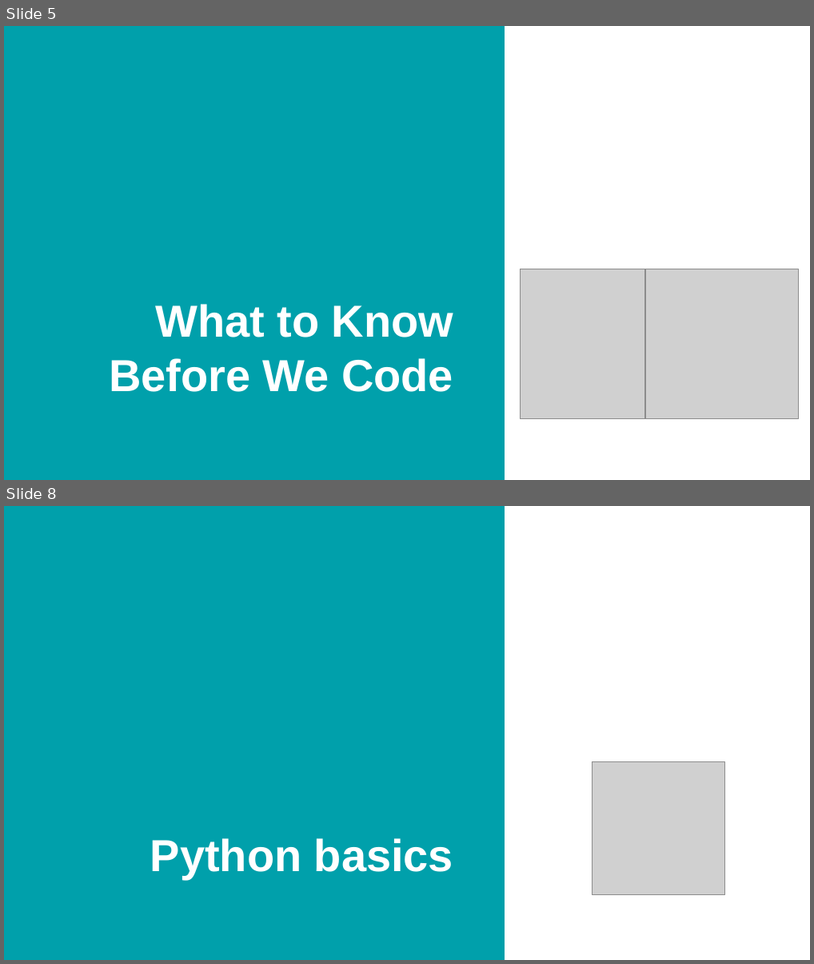
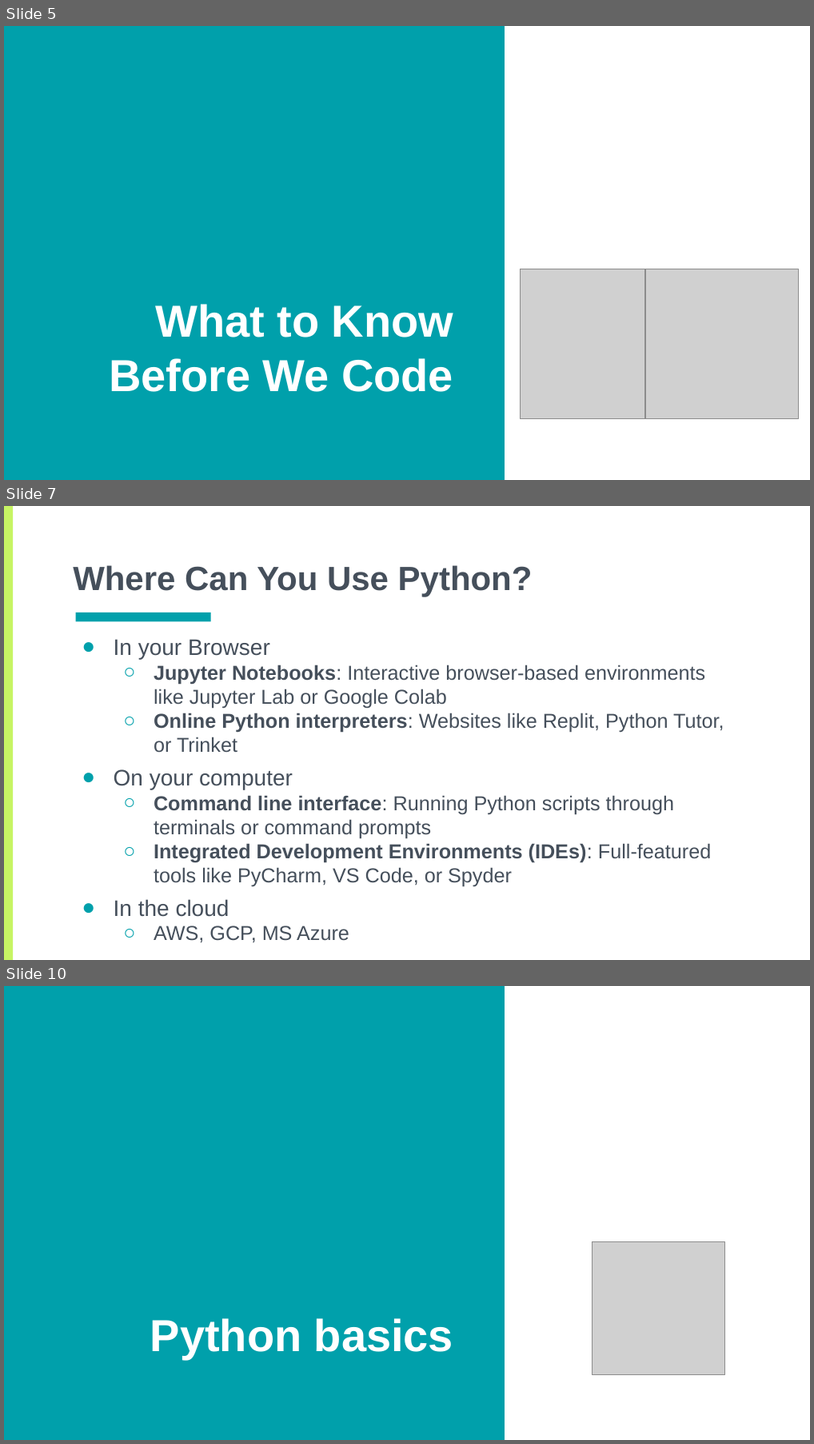
Before and after one commit to CWML/Python1, a slide deck: python1_2025.pptx. Shown one above the other, each under a label of ours: slides 5 and 8 before the commit, slides 5, 7 and 10 after it; the slides between them are not shown. The pictures are 814x964 and 814x1444 pixels, drawn with LibreOffice and Linux fonts; fonts in the diff are those of the drawing; grey boxes stand for pictures. Boxes give left, top, right and bottom in pixels: in the first picture for what was removed or moved away, otherwise in the second. Text is boxed around its words. In the diff, an @@ line names an element or a change of style, - is before the commit and + after.

```diff
--- a/python1_2025.pptx
+++ b/python1_2025.pptx
@@ slide 7 added at bbox=[4, 506, 810, 960], background #FFFFFF @@
@@ rectangle added at bbox=[4, 506, 13, 959], fill #C7F464 @@
@@ title added at bbox=[73, 565, 533, 596], 30 pt, text #454F5B, bold @@
+Where Can You Use Python?
@@ rectangle added at bbox=[76, 612, 211, 621], fill #00A0AB @@
@@ text added at bbox=[114, 639, 724, 916], 18 pt, text #454F5B @@
+● In your Browser
+  ○ Jupyter Notebooks: Interactive browser-based environments like Jupyter Lab or Google Colab
+  ○ Online Python interpreters: Websites like Replit, Python Tutor, or Trinket
+● On your computer
+  ○ Command line interface: Running Python scripts through terminals or command prompts
+  ○ Integrated Development Environments (IDEs): Full-featured tools like PyCharm, VS Code, or Spyder
+● In the cloud
+  ○ AWS, GCP, MS Azure
@@ what was slide 8 is now slide 10 @@
```
Also in this commit, not shown: 1 slide changed, 2 other slides added.
